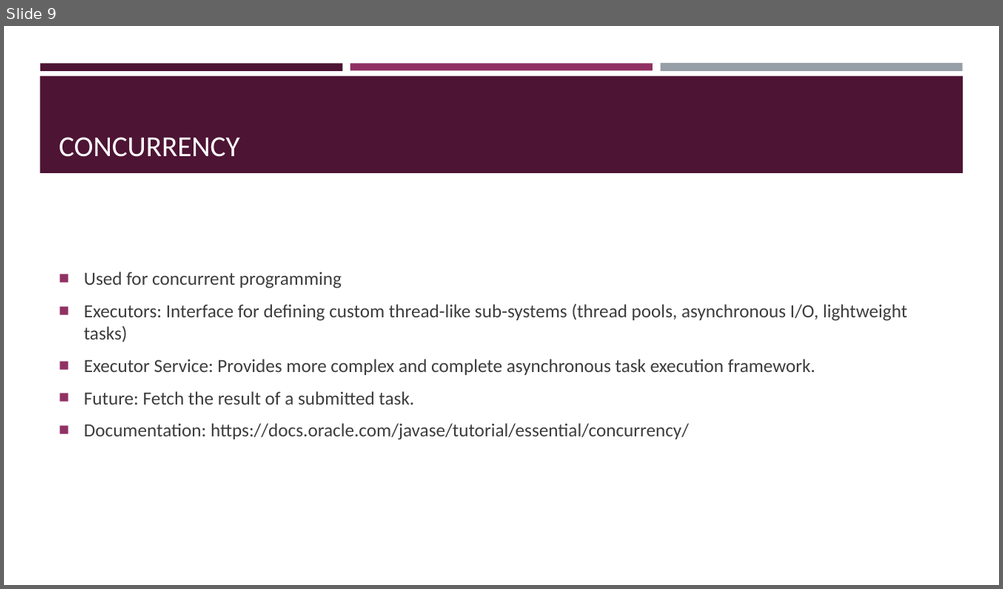
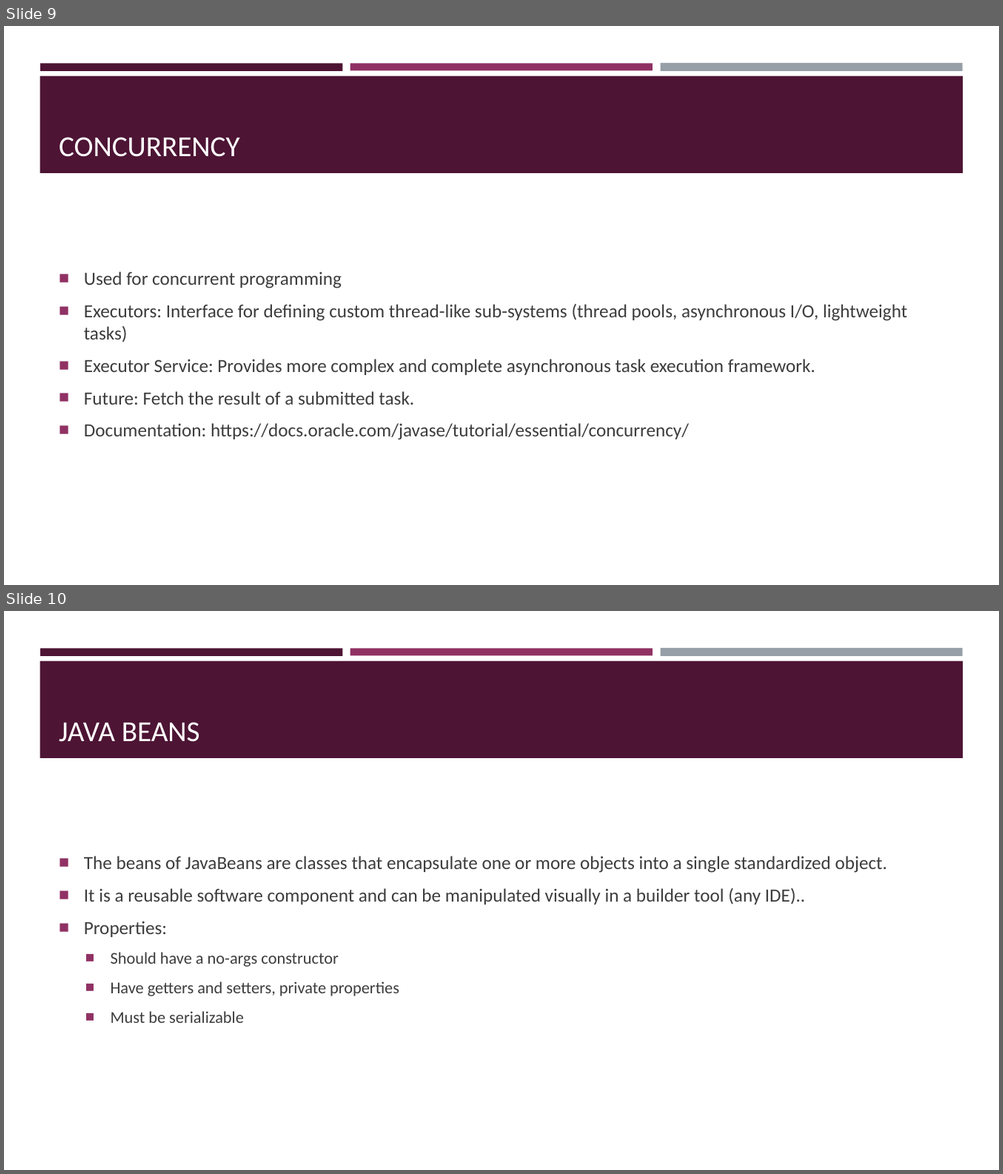
Before and after one commit to Bhavyanth/java, a slide deck: advanced-java/Slides/Advanced Java.pptx. Shown one above the other, each under a label of ours: slide 9 before the commit, slides 9 and 10 after it. The pictures are 1003x589 and 1003x1174 pixels, drawn with LibreOffice and Linux fonts; fonts in the diff are those of the drawing. Boxes give left, top, right and bottom in pixels: in the first picture for what was removed or moved away, otherwise in the second. Text is boxed around its words. In the diff, an @@ line names an element or a change of style, - is before the commit and + after.

Commit message:
Added regex and beans

```diff
--- a/advanced-java/Slides/Advanced Java.pptx
+++ b/advanced-java/Slides/Advanced Java.pptx
@@ slide 10 added at (4,611,999,1170), background #FFFFFF; not listed: 4 template elements that a slide beside it also shows @@
@@ title added at (59,722,200,742), 28 pt, text #FFFFFF @@
+JAVA BEANS
@@ text added at (84,856,887,1023), 18 pt, text #3D3D3D @@
+■ The beans of JavaBeans are classes that encapsulate one or more objects into a single standardized object.
+■ It is a reusable software component and can be manipulated visually in a builder tool (any IDE)..
+■ Properties:
+  ■ Should have a no-args constructor
+  ■ Have getters and setters, private properties
+  ■ Must be serializable
```
Also in this commit, not shown: 1 other slide added, 9 other files.
